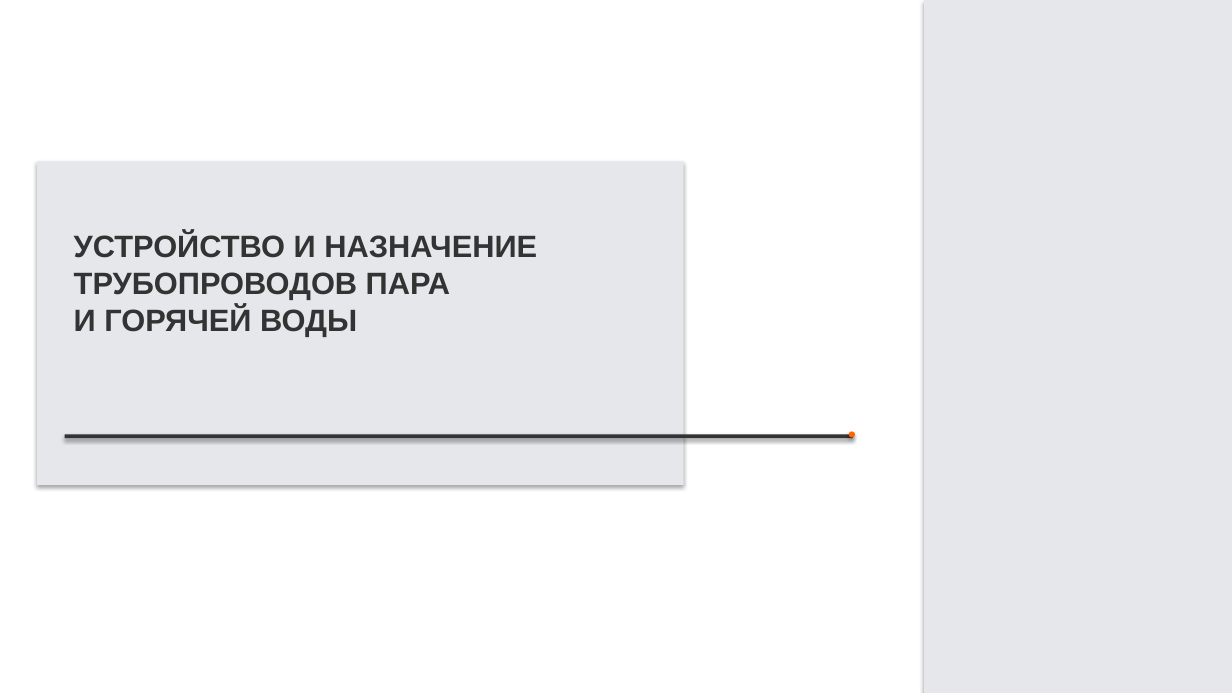
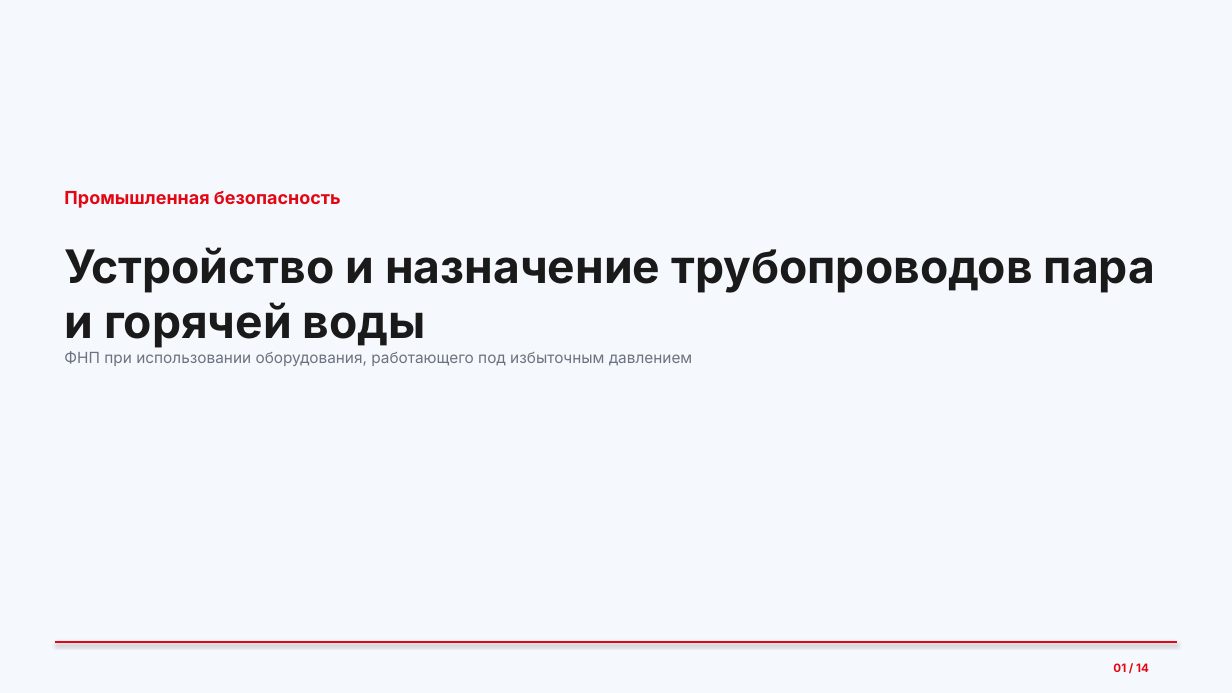
Before and after one commit to lysakalenushka-hash/-, a slide deck: slide 1 of Презентация_Трубопроводы.pptx. Drawn at 1232x693 pixels with LibreOffice and Linux fonts; fonts in the diff are those of the drawing. Boxes give left, top, right and bottom in pixels: in the first picture for what was removed or moved away, otherwise in the second. Text is boxed around its words. In the diff, an @@ line names an element or a change of style, - is before the commit and + after.

```diff
--- a/Презентация_Трубопроводы.pptx
+++ b/Презентация_Трубопроводы.pptx
@@ rectangle at (0, 0, 1232, 693): fill #FFFFFF to #F5F8FC @@
@@ rectangle removed at (924, 0, 1232, 693) @@
@@ rectangle removed at (37, 162, 684, 485) @@
@@ text added at (64, 191, 341, 208), 14 pt, text #E30613, bold @@
+Промышленная безопасность
@@ text at (64, 247, 1155, 348): text changed; size 24 to 36 pt; font Arial to Inter; text colour #333333 to #1A1A1A @@
-УСТРОЙСТВО И НАЗНАЧЕНИЕ
-ТРУБОПРОВОДОВ ПАРА
-И ГОРЯЧЕЙ ВОДЫ
+Устройство и назначение трубопроводов пара и горячей воды
@@ text added at (64, 351, 693, 366), 12 pt, text #6B7280 @@
+ФНП при использовании оборудования, работающего под избыточным давлением
@@ rectangle removed at (65, 434, 853, 438) @@
@@ ellipse removed at (849, 432, 856, 438) @@
@@ line added from (55, 642) to (1177, 642), #E30613 1.5 pt @@
@@ text added at (1113, 663, 1149, 672), 9 pt, text #E30613, bold @@
+01 / 14
```
Also in this commit, not shown: 11 other slides changed, 2 slides added, 2 slides removed, 1 other file.
